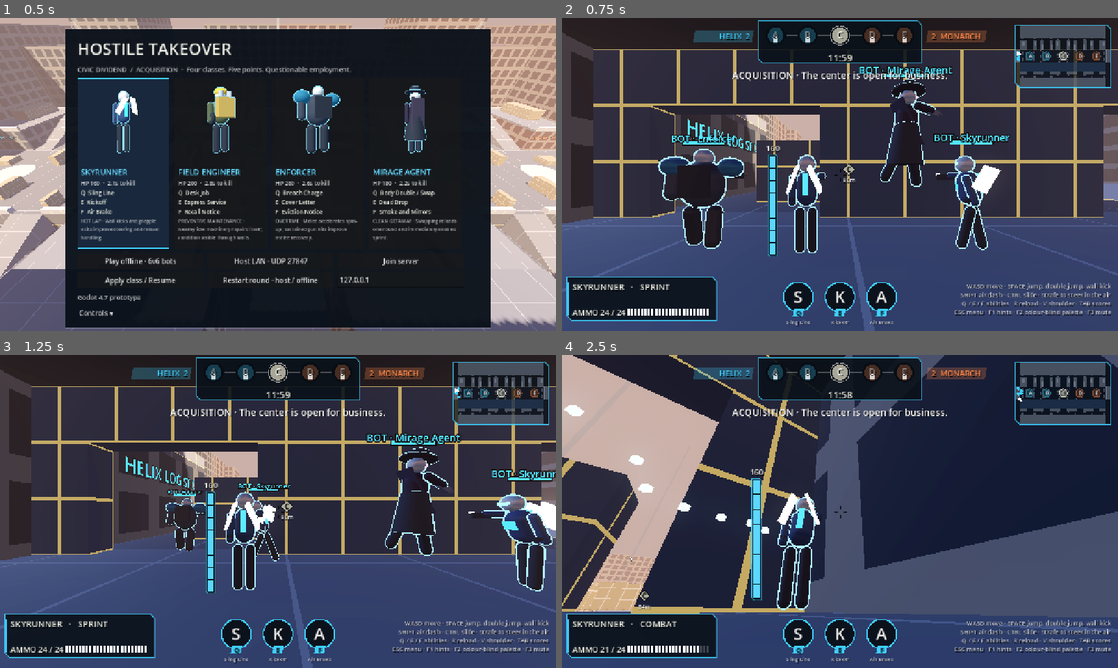
Above: before the commit, frames 1-4 (two rows, left to right).
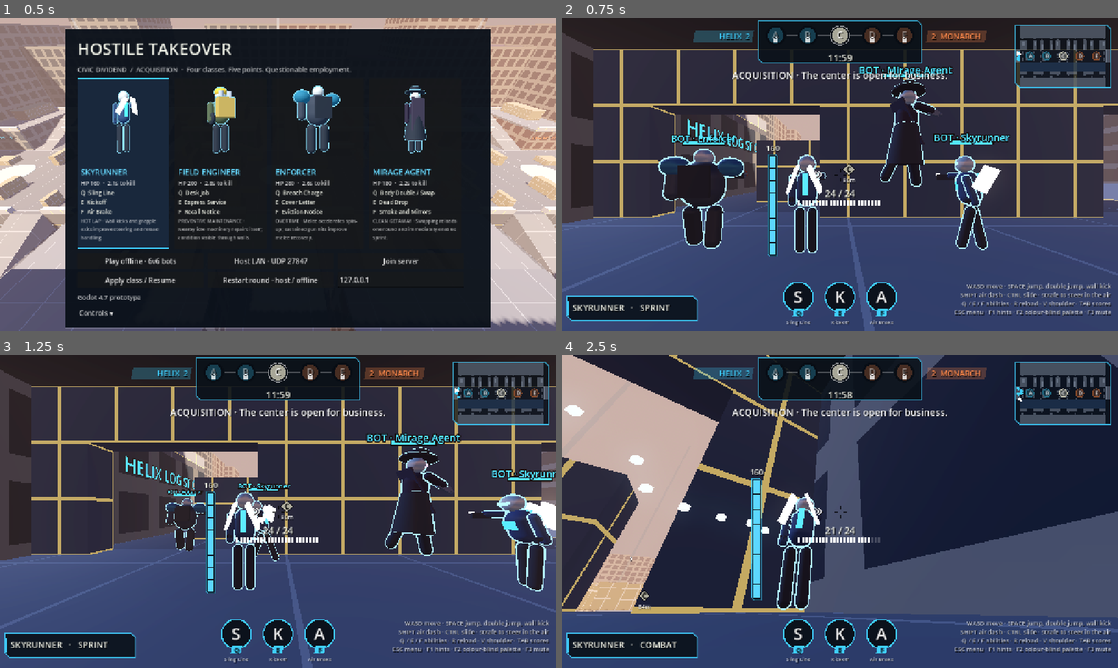
Above: after the commit, the same moments.

Repository: slimefromdq/hostile-takeover
Game: Godot game, scene res://scenes/main.tscn
Two runs of this game, one before a commit and one after it. Both use one fixed random seed, a clock stepped at 60 frames per second and the inputs below.
Inputs (mouse positions are in pixels of both pictures, inside the frame that each line leads up to):
- Up to frame 1 (0.5 s): no input
- Up to frame 2 (0.75 s): click "Play offline · 6v6 bots" at 0.5 s
- Up to frame 3 (1.25 s): no input
- Up to frame 4 (2.5 s): tap Enter at 1.25 s; move the mouse to (867, 511) at 1.27 s; hold Space (jump) 1.28-2.03 s; hold W (forward) from 1.28 s (still down); tap Shift (dash) at 1.35, 2.3 s; click (867, 511) at 1.42 s; move the mouse to (812, 511) at 2.02 s; tap Space (jump) at 2.1, 2.27 s

Frame 1 is identical in both runs. In frame 2, 2.8% of the frame differs, in the area x 0-58%, y 48-97%; in frame 3, 2.8%; in frame 4, 2.8%.

Commit message:
HUD: dash availability icon beside reticle, ammo count under reticle
Co-Authored-By: Claude Sonnet 5.5 <noreply@anthropic.com>
Claude-Session: https://claude.ai/code/session_01RdU4YqXsdDijyWK3Nktgmh

Diff:
--- a/HostileTakeover/scripts/hud.gd
+++ b/HostileTakeover/scripts/hud.gd
@@ -233,6 +233,8 @@
 	if p.reload_timer > 0.0:
 		var total: float = p.spec.reload_time * (0.8 if p.hot_lap > 0 else 1.0)
 		draw_arc(c, 28.0, -PI / 2.0, -PI / 2.0 + TAU * (1.0 - clampf(p.reload_timer / total, 0.0, 1.0)), 32, Color(1, 1, 1, 0.9), 3.0)
+	_draw_dash_icon(p, c + Vector2(-46.0, 0.0))
+	_draw_ammo(p, c + Vector2(0.0, 52.0))
 	if hit_timer > 0.0:
 		var color := Color.WHITE
 		var inner := 10.0
@@ -246,20 +248,33 @@
 		for dir in [Vector2(1, 1), Vector2(1, -1), Vector2(-1, 1), Vector2(-1, -1)]:
 			draw_line(c + dir.normalized() * inner, c + dir.normalized() * outer, color, 3.0)
 
+# Double chevron: white while the air dash / double jump charge is available, red once spent.
+func _draw_dash_icon(p: Fighter, c: Vector2) -> void:
+	var color := Color.WHITE if p.air_dash else UiStyle.DANGER
+	for k in range(2):
+		var o := Vector2(k * 7.0 - 7.0, 0.0)
+		var pts := PackedVector2Array([c + o + Vector2(-3, -7), c + o + Vector2(4, 0), c + o + Vector2(-3, 7)])
+		draw_polyline(PackedVector2Array([pts[0] + Vector2(1, 1), pts[1] + Vector2(1, 1), pts[2] + Vector2(1, 1)]), Color(0, 0, 0, 0.7), 4.0, true)
+		draw_polyline(pts, color, 2.5, true)
+
+func _draw_ammo(p: Fighter, c: Vector2) -> void:
+	if p.reload_timer > 0.0:
+		text(c + Vector2(-80, 0), "RELOADING", 18, UiStyle.HIGHLIGHT, HORIZONTAL_ALIGNMENT_CENTER, 160.0)
+		return
+	text(c + Vector2(-80, 0), "%d / %d" % [p.ammo, p.spec.magazine], 22, Color(UiStyle.DANGER) if p.ammo <= maxi(1, p.spec.magazine / 5) else UiStyle.TEXT, HORIZONTAL_ALIGNMENT_CENTER, 160.0)
+	if p.spec.magazine <= 30:
+		var w := 5.0
+		var x0 := c.x - p.spec.magazine * (w + 3.0) / 2.0
+		for i in range(p.spec.magazine):
+			draw_rect(Rect2(x0 + i * (w + 3.0), c.y + 8.0, w, 12.0), Color.WHITE if i < p.ammo else Color(1, 1, 1, 0.2))
+
 func _draw_player_panel(p: Fighter) -> void:
 	var team_color := Visuals.team_color(p.team)
 	var mode := "SPRINT" if p.idle_weapon >= 1.25 else "COMBAT"
 	var base_y := size.y - 24.0
-	UiStyle.draw_panel(self, Rect2(12, base_y - 100.0, 344.0, 100.0), UiStyle.PANEL, Color(team_color, 0.85))
-	draw_rect(Rect2(12, base_y - 88.0, 4, 76.0), team_color)
-	text(Vector2(24, base_y - 70), "%s   ·   %s" % [p.spec.title.to_upper(), mode], 20)
-	if p.reload_timer > 0.0:
-		text(Vector2(24, base_y - 12), "RELOADING", 18, Color("ffe2a3"))
-	else:
-		text(Vector2(24, base_y - 12), "AMMO %d / %d" % [p.ammo, p.spec.magazine], 18)
-		if p.spec.magazine <= 30:
-			for i in range(p.spec.magazine):
-				draw_rect(Rect2(150.0 + i * 8.0, base_y - 26, 5, 14), Color.WHITE if i < p.ammo else Color(1, 1, 1, 0.2))
+	UiStyle.draw_panel(self, Rect2(12, base_y - 56.0, 300.0, 56.0), UiStyle.PANEL, Color(team_color, 0.85))
+	draw_rect(Rect2(12, base_y - 44.0, 4, 32.0), team_color)
+	text(Vector2(24, base_y - 22), "%s   ·   %s" % [p.spec.title.to_upper(), mode], 20)
 	if p.hp <= 0:
 		draw_rect(Rect2(Vector2.ZERO, size), Color(0, 0, 0, 0.45))
 		centered(size.x / 2.0, size.y / 2.0 - 30.0, "ELIMINATED", 40, Color("ff6a5a"))
Binary file changed: HostileTakeover/docs/previews/preview_hud.png
